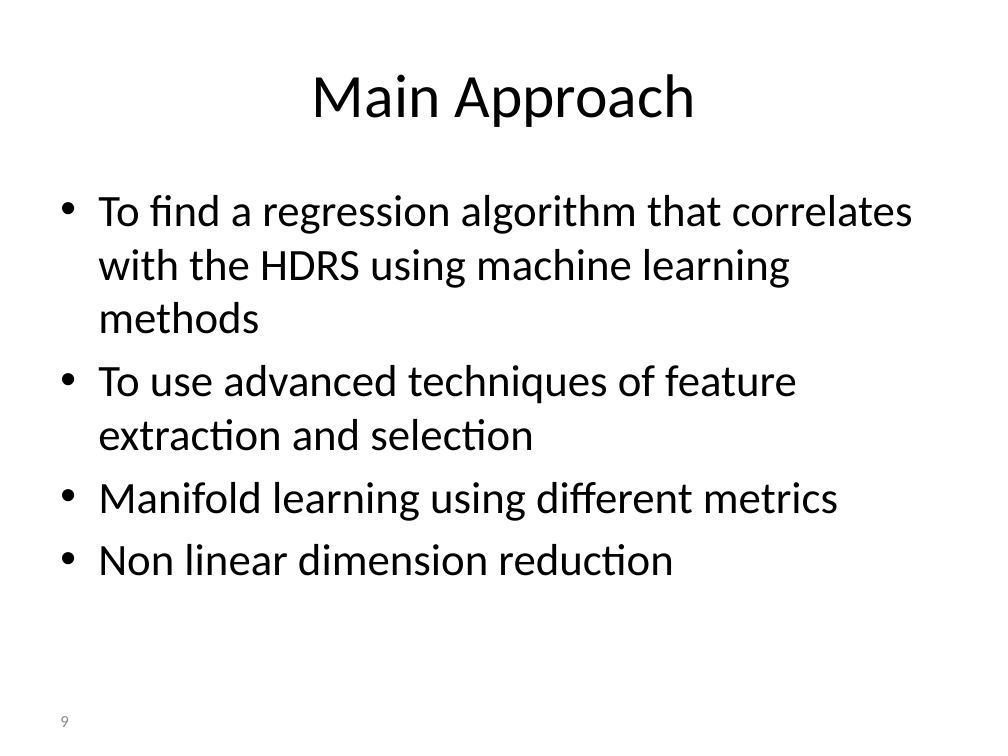
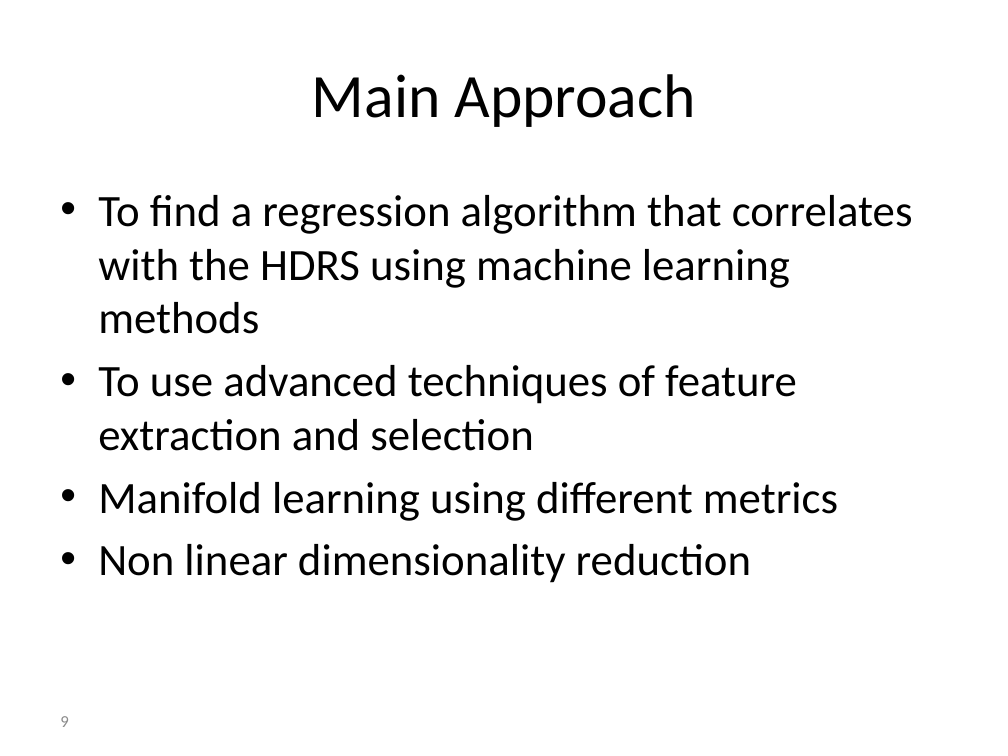
Before and after one commit to reggevlivney/BrainSway, a slide deck: slide 9 of Project_Midterm_Presentation.pptx. Drawn at 1008x756 pixels with LibreOffice and Linux fonts; fonts in the diff are those of the drawing; background and template pictures are left out. Boxes give left, top, right and bottom in pixels: in the first picture for what was removed or moved away, otherwise in the second. Text is boxed around its words. In the diff, an @@ line names an element or a change of style, - is before the commit and + after.

```diff
--- a/Project_Midterm_Presentation.pptx
+++ b/Project_Midterm_Presentation.pptx
@@ text at (98,544,751,583): text changed @@
-• Non linear dimension reduction
+• Non linear dimensionality reduction
```
Also in this commit, not shown: 2 other slides changed, 10 other files.
